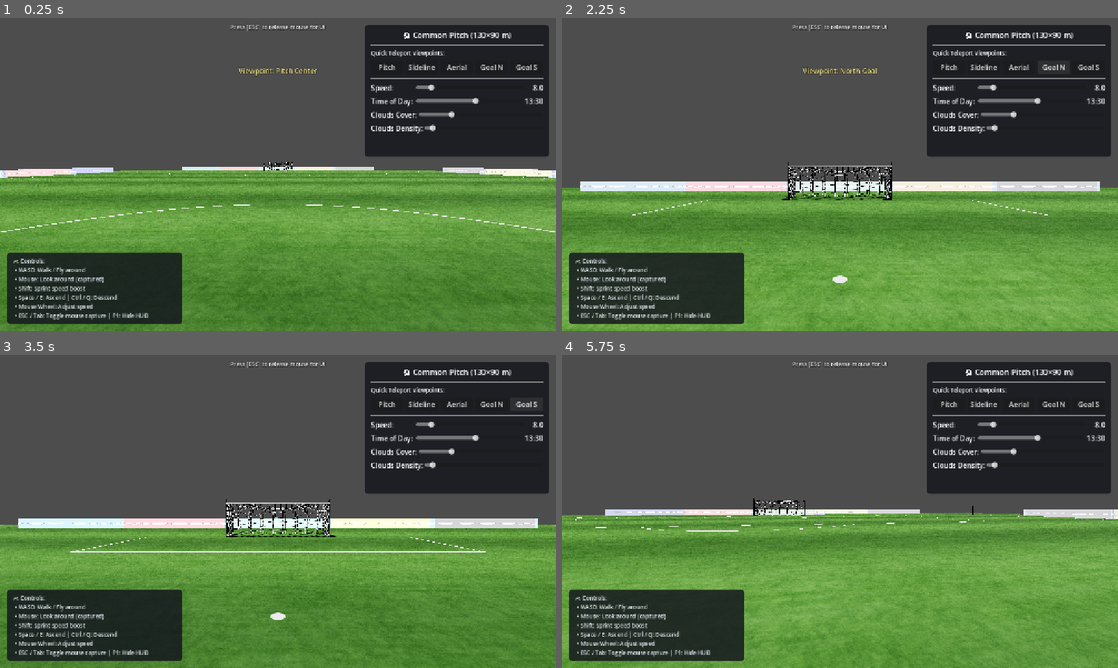
Above: before the commit, frames 1-4 (two rows, left to right).
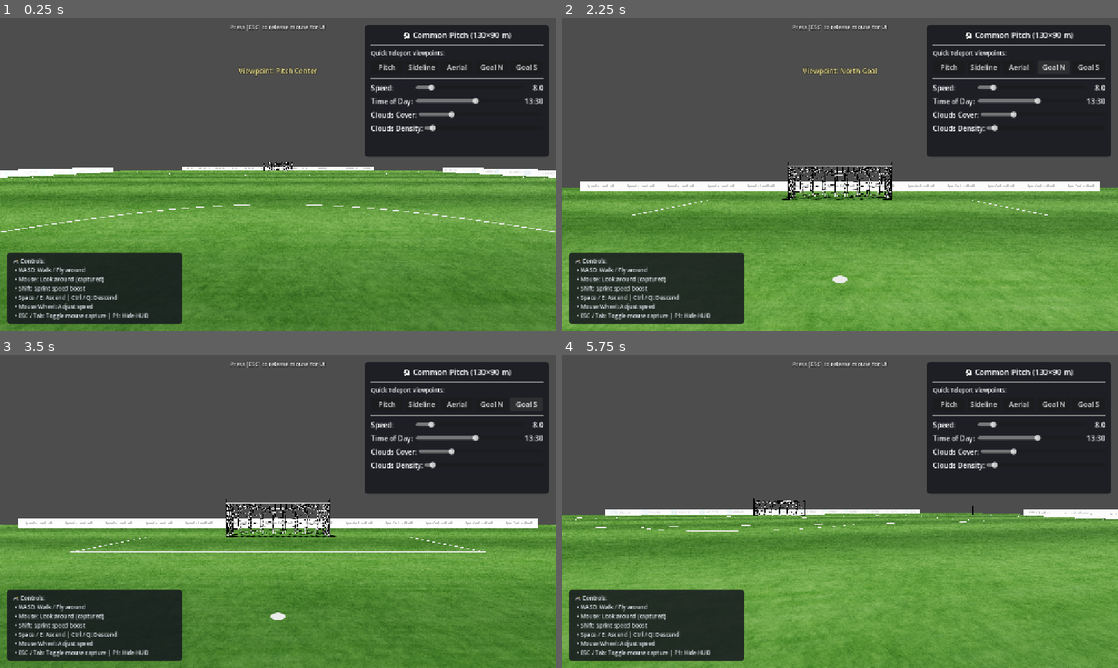
Above: after the commit, the same moments.

Repository: opengofootball/GoStadiumDemo
Game: Godot game, scene res://Main.tscn
Two runs of this game, one before a commit and one after it. Both use one fixed random seed, a clock stepped at 60 frames per second and the inputs below.
Inputs (mouse positions are in pixels of both pictures, inside the frame that each line leads up to):
- Up to frame 1 (0.25 s): no input
- Up to frame 2 (2.25 s): click "Sideline" at 0.5 s; click "Aerial" at 1.25 s; click "Goal N" at 2 s
- Up to frame 3 (3.5 s): click "Goal S" at 2.75 s
- Up to frame 4 (5.75 s): tap Enter at 3.5 s; move the mouse to (867, 511) at 3.52 s; hold Shift (sprint) 3.53-4.28 s; hold W (move_forward) from 3.53 s (still down); click (867, 511) at 3.67 s; move the mouse to (812, 511) at 4.27 s; tap 1 (view_pitch) at 4.35 s; move the mouse to (851, 505) at 5.02 s; hold Shift (sprint) from 5.03 s (still down)

The runs differ from the first frame. In frame 1, 1.0% of the frame differs, in the area x 0-100%, y 47-52%; in frame 2, 2.4%; in frame 3, 2.4%, in the area x 3-97%, y 52-56%; in frame 4, 1.1%.

Commit message:
Ad banners tile at native aspect ratio (no stretching)
- Compute horizontal repeats dynamically from board size and texture aspect ratio
- 1024x256 (4:1) banner on a 1.05m board = 4.2m block: touchlines tile 22x, goal lines 13x
- Works for any future banner resolution; re-applied on each rotation phase
- Removed the hardcoded TILES dictionary

Diff:
--- a/pitch/common_pitch.gd
+++ b/pitch/common_pitch.gd
@@ -13,14 +13,9 @@
 ## banners from res://assets/ads/. Drag more PNGs into this array to extend the rotation.
 @export var ad_textures: Array[Texture2D] = []
 
-# Panels keep a constant horizontal tiling of sponsor logos across the board length.
-# Each banner image already contains several sponsor blocks, so tiling stays low.
-const TILES := {
-	"AdPanel_Touch_W": 2,
-	"AdPanel_Touch_E": 2,
-	"AdPanel_Goal_N": 1,
-	"AdPanel_Goal_S": 1,
-}
+## Panels keep a constant horizontal tiling of sponsor logos across the board length.
+## The repeat count is computed dynamically from the banner's aspect ratio and the
+## board dimensions so banners are never stretched (see _set_banner).
 
 var _touch_panels: Array[MeshInstance3D] = []
 var _goal_panels: Array[MeshInstance3D] = []
@@ -43,7 +38,6 @@
 				continue
 			# Duplicate so each panel owns its material and can show a different banner
 			var mat = mi.material_override.duplicate() as StandardMaterial3D
-			mat.uv1_scale = Vector3(TILES.get(mi.name, 4), 1.0, 1.0)
 			mi.material_override = mat
 			if mi.name.begins_with("AdPanel_Touch"):
 				_touch_panels.append(mi)
@@ -79,6 +73,23 @@
 	if mat.emission_enabled:
 		mat.emission_texture = tex
 
+	# Compute the number of horizontal repeats so each banner keeps its native aspect
+	# ratio and is never stretched. The board's physical size is taken from its QuadMesh.
+	var board_size := Vector2.ZERO
+	if mi.mesh is QuadMesh:
+		board_size = (mi.mesh as QuadMesh).size
+
+	var board_len: float = board_size.x
+	var board_h: float = board_size.y
+	var tw: int = tex.get_width()
+	var th: int = tex.get_height()
+
+	if board_len > 0.0 and board_h > 0.0 and tw > 0 and th > 0:
+		# One banner block spans (board_h * aspect) metres wide to keep the texture square.
+		var banner_width_m := board_h * (float(tw) / float(th))
+		var repeats := int(round(board_len / banner_width_m))
+		mat.uv1_scale = Vector3(maxi(1, repeats), 1.0, 1.0)
+
 func _ensure_textures() -> void:
 	if ad_textures.size() > 0:
 		return
Binary file changed: assets/ads/ad_banner_0.png
Binary file changed: assets/ads/ad_banner_1.png
